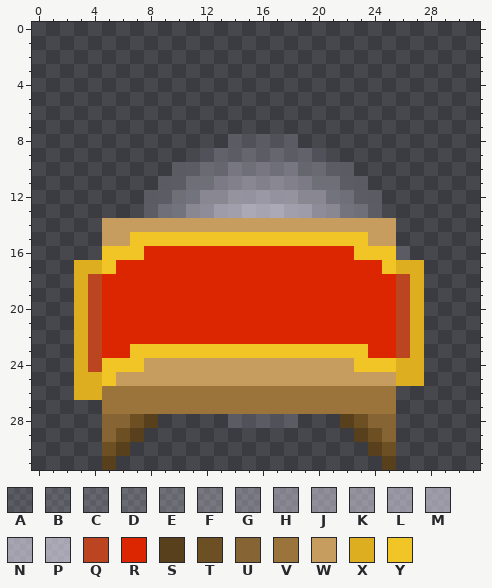
A pixel-art sprite gets an edit: assets/ui/itemShop/shopSign.png. The picture above is the old version.
The file is 32x32 pixels. Pixels under 10% opacity are left out. Colours within 5 levels of each other are drawn and written as one. The old version is drawn lined up with the new one.
Palette (. is transparent): A #f1ebfd1f  B #f1ebfd29  C #f1ebfd2f  D #f1ebfd35  E #f1ebfd3d  F #f1ebfd4a  G #f1ebfd50  H #f1ebfd63  J #f1ebfd6d  K #f1ebfd75  L #f1ebfd7d  M #f1ebfd84  N #f1ebfd90  P #f1ebfd97  Q #bb4520  R #dc2602  S #59401d  T #6d4f24  U #866434  V #9b743c  W #c69c5f  X #ddae20  Y #f2c527
Pixels before, first column x 3:
 8 ...........AAAAA.........
 9 .........ABCCCCCBA.......
10 .......ACDEFFFFFEDCA.....
11 ......ACEFGHHHHHGFECA....
12 .....ACEGHJKLLLKJHGECA...
13 .....CEGHKMNPPPNMKHGEC...
14 ..WWWWWWWWWWWWWWWWWWWWW..
15 ..WWYYYYYYYYYYYYYYYYYWW..
16 ..YYYRRRRRRRRRRRRRRRYYYA.
17 XXYRRRRRRRRRRRRRRRRRRRYXX
18 XQRRRRRRRRRRRRRRRRRRRRRQX
19 XQRRRRRRRRRRRRRRRRRRRRRQX
20 XQRRRRRRRRRRRRRRRRRRRRRQX
21 XQRRRRRRRRRRRRRRRRRRRRRQX
22 XQRRRRRRRRRRRRRRRRRRRRRQX
23 XQRRYYYYYYYYYYYYYYYYYRRQX
24 XQYYYWWWWWWWWWWWWWWWYYYXX
25 XXYWWWWWWWWWWWWWWWWWWWWXX
26 XXVVVVVVVVVVVVVVVVVVVVV..
27 ..VVVVVVVVVVVVVVVVVVVVV..
28 ..UUTS.....AAAAA...STUU..
29 ..UTS...............STU..
30 ..TS.................ST..
31 ..S...................S..
After:
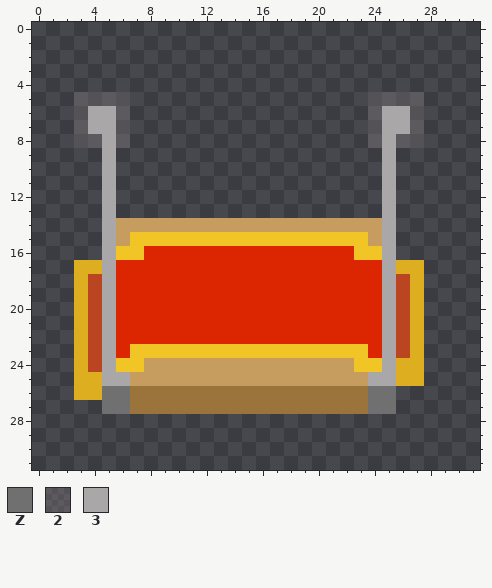
Colours new in this view: Z #707070  2 #847c7c59  3 #a9a7a7
From old to new:
whole drawing moved by +0,+2 (the old picture is shown already moved)
Changed rows in their new state; - is an unchanged pixel.
first column x 3:
 5 2222-----------------2222
 6 2332-----------------2332
 7 2332-----------------2332
 8 2232-------.....-----2322
 9 --3------.........----3--
10 --3----.............--3--
11 --3---...............-3--
12 --3--.................3--
13 --3--.................3--
14 --3-------------------3--
15 --3-------------------3--
16 --3-------------------3.-
17 --3-------------------3--
18 --3-------------------3--
19 --3-------------------3--
20 --3-------------------3--
21 --3-------------------3--
22 --3-------------------3--
23 --3-------------------3--
24 --3-------------------3--
25 --33-----------------33--
26 --ZZ-----------------ZZ--
27 --ZZ-----------------ZZ--
28 --....-----.....---....--
29 --...---------------...--
30 --..-----------------..--
31 --.-------------------.--
